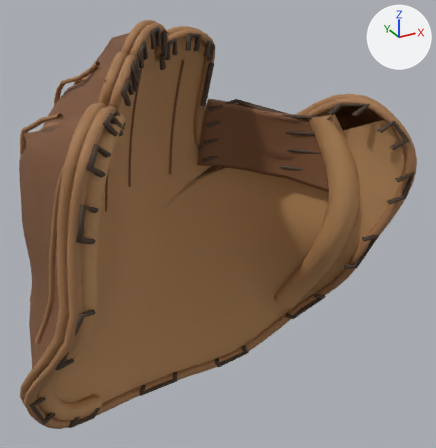
An edit to the glTF model assets/equipment/pitch-glove.glb, drawn before and after from the same camera.
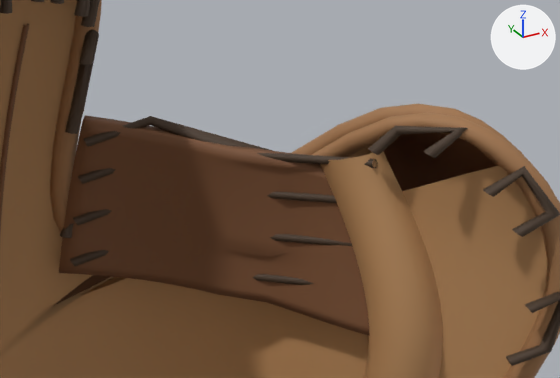
Each version appears first whole from a 50 mm camera at (-0.168, -0.408, 0.21) aimed at (0.025, -0.058, 0.034), and next in a close-up on the part from 39% to 94% of the width and 11% to 47% of the height. The lights are fixed; the arrows at upper right show +X, +Y and +Z. The last two pictures show the newer version. Vertices at exactly the same position are counted once.

In view in the first close-up: 'pitch glove'.
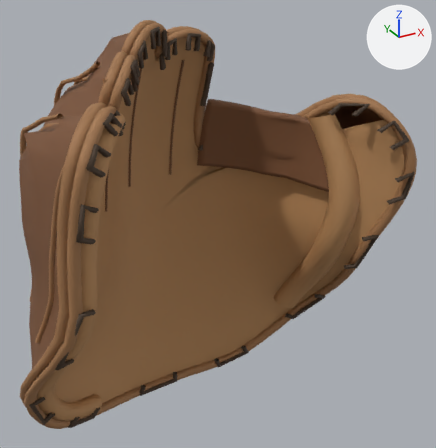
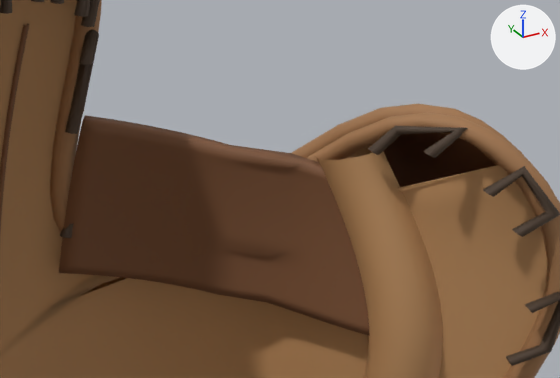
What the commit changed:
me_continuous_concave_palm_001 is used by ob_pitch_glove; location (0.0, 0.0, 0.0).
me_continuous_concave_palm_001 had 11901 vertices, 22376 faces and spanned x -0.128..0.124, y -0.151..0.059, z -0.119..0.176.
me_continuous_concave_palm_001 now has 11780 vertices, 22240 faces and spans x -0.128..0.124, y -0.151..0.059, z -0.119..0.176.
me_continuous_concave_palm_001 part 1: the loose piece of 32 vertices spanning x 0.03..0.087, y -0.097..-0.024, z 0.083..0.094 is deleted.
me_continuous_concave_palm_001 part 2: the loose piece of 32 vertices spanning x 0.03..0.087, y -0.1..-0.028, z 0.097..0.107 is deleted.
me_continuous_concave_palm_001 part 3: the loose piece of 32 vertices spanning x 0.029..0.086, y -0.102..-0.032, z 0.109..0.12 is deleted.
me_continuous_concave_palm_001 part 4: the loose piece of 32 vertices spanning x 0.03..0.085, y -0.095..-0.022, z 0.07..0.08 is deleted.
Part 5, on me_continuous_concave_palm_001:
67 faces are deleted.
7 vertices are added at x 0.052..0.093, y -0.071..-0.022, z 0.074..0.091.
32 new faces join them, mat_warm_tan_palm_leather (orange #b88a5b).
91 new faces join them, mat_chestnut_outer_leather (brown #7c5235).
Other edits to the shape of me_continuous_concave_palm_001 do not show in these pictures.

Where the change shows, as pixel boxes [x1, y1, x2, y2] in the close-ups (560 x 378 px):
part 1 of me_continuous_concave_palm_001, deleted (mostly hidden): before [73, 209, 352, 246]
part 2 of me_continuous_concave_palm_001, deleted: before [78, 168, 337, 203]
part 3 of me_continuous_concave_palm_001, deleted: before [83, 116, 377, 168]
part 4 of me_continuous_concave_palm_001, deleted (mostly hidden): before [70, 250, 314, 285]
part 5 of me_continuous_concave_palm_001, built on: after [55, 165, 498, 305]
